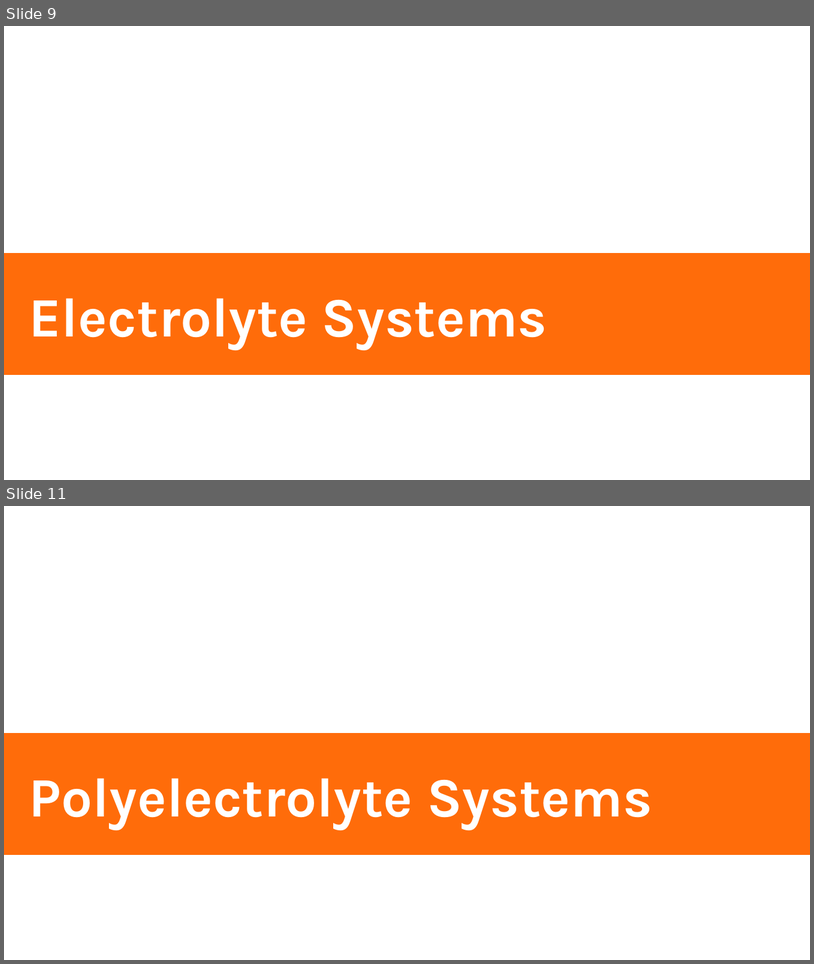
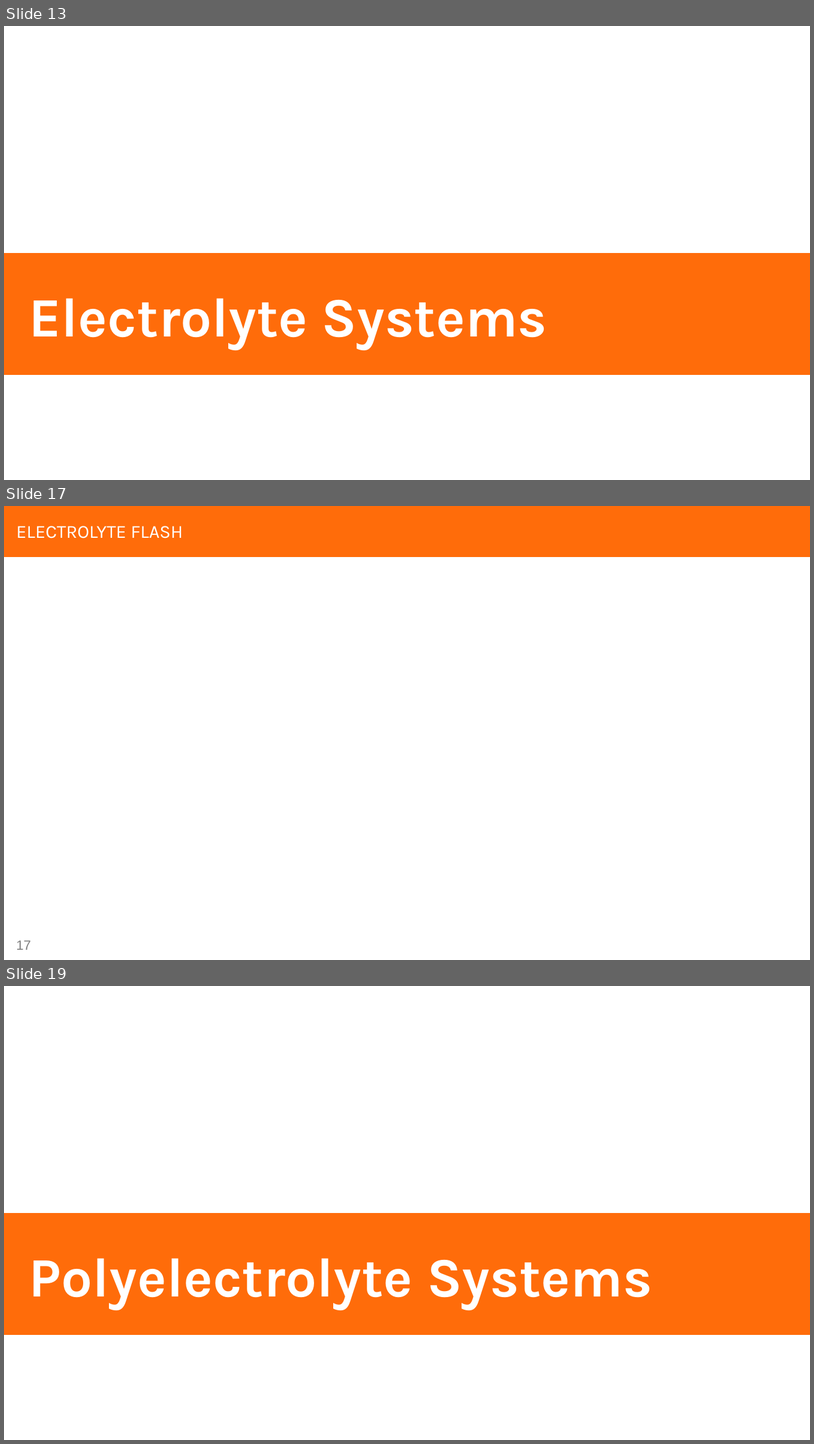
Before and after one commit to zgw-group/polymer_physics_lectures, a slide deck: clapeyron/Clapeyron_tutorial.pptx. Shown one above the other, each under a label of ours: slides 9 and 11 before the commit, slides 13, 17 and 19 after it; the slides between them are not shown. The pictures are 814x964 and 814x1444 pixels, drawn with LibreOffice and Linux fonts; fonts in the diff are those of the drawing; grey boxes stand for pictures. Boxes give left, top, right and bottom in pixels: in the first picture for what was removed or moved away, otherwise in the second. Text is boxed around its words. In the diff, an @@ line names an element or a change of style, - is before the commit and + after.

```diff
--- a/clapeyron/Clapeyron_tutorial.pptx
+++ b/clapeyron/Clapeyron_tutorial.pptx
@@ slide 17 added at (4,506,810,960), background #FFFFFF @@
@@ rectangle added at (4,506,810,557), fill #FF6C0A @@
@@ title added at (16,526,183,538), 22 pt, text #FFFFFF @@
+ELECTROLYTE FLASH
@@ page number added at (16,940,31,949), 16 pt, text #808080 @@
+17
@@ what was slide 9 is now slide 13 @@
@@ what was slide 11 is now slide 19 @@
```
Also in this commit, not shown: 3 slides changed, 15 other slides added, 3 slides removed.
